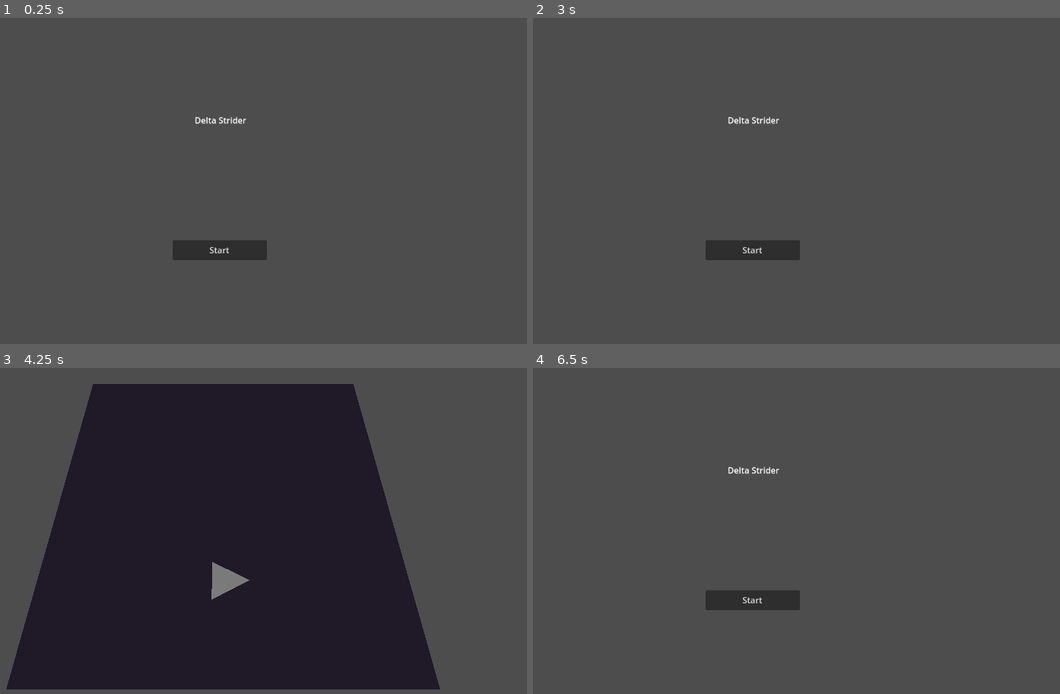
Above: before the commit, frames 1-4 (two rows, left to right).
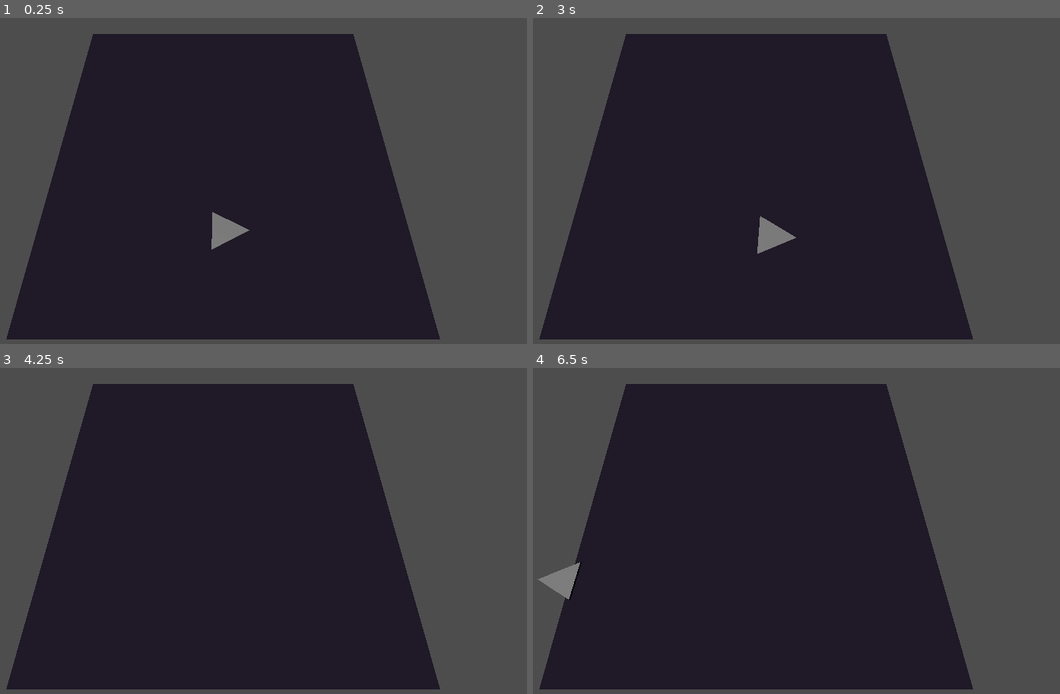
Above: after the commit, the same moments.

Repository: korinVR/TopDownShooterExample
Game: Godot game, scene res://main.tscn
Same seed, same stepped clock (60 frames per second), same inputs: the game is played once before the commit and once after it.
Inputs (mouse positions are in pixels of both pictures, inside the frame that each line leads up to):
- Up to frame 1 (0.25 s): no input
- Up to frame 2 (3 s): click (754, 249) at 0.5 s, where only the run before the commit has a clickable "Start"; tap Enter at 1.25 s; hold Right (ui_right) 1.28-2.03 s; hold Down (ui_down) 2.03-2.78 s; tap R (Reset) at 2.75 s; hold Right (ui_right) from 2.78 s (still down)
- Up to frame 3 (4.25 s): release Right (ui_right) at 3.5 s; click (221, 599) at 3.5 s, where only the run before the commit has a clickable "Start"
- Up to frame 4 (6.5 s): tap R (Reset) at 4.25, 5.75 s; hold Up (ui_up) 4.28-5.03 s; hold Left (ui_left) from 5.03 s (still down)

The runs differ from the first frame. In frame 1, 61% of the frame differs, in the area x 1-84%, y 4-99%; in frame 2, 61%; in frame 3, 0.4%; in frame 4, 61%, in the area x 0-84%, y 4-99%.

Commit message:
Add folders

Diff:
--- a/main.gd
+++ b/main.gd
@@ -1,18 +1,18 @@
 extends Node3D
 
-const TitleScene = preload("res://title.tscn")
+const TitleScene = preload("res://title/title.tscn")
 const GameScene = preload("res://game.tscn")
 
-const Player = preload("res://player.tscn")
+const Player = preload("res://player/player.tscn")
 
 signal reset_pressed()
 
 func _ready() -> void:
 	while true:
-		var title_scene := TitleScene.instantiate()
-		add_child(title_scene)
-		await title_scene.game_started
-		title_scene.queue_free()
+#		var title_scene := TitleScene.instantiate()
+#		add_child(title_scene)
+#		await title_scene.game_started
+#		title_scene.queue_free()
 
 		var game_scene := GameScene.instantiate()
 		add_child(game_scene)
--- a/player.tscn
+++ b/player/player.tscn
@@ -1,6 +1,6 @@
-[gd_scene load_steps=4 format=3 uid="uid://c37g6oogy5jmm"]
+[gd_scene load_steps=4 format=3]
 
-[ext_resource type="Script" path="res://Player.gd" id="1_gyrdp"]
+[ext_resource type="Script" path="res://player/Player.gd" id="1_gyrdp"]
 
 [sub_resource type="PrismMesh" id="PrismMesh_g0486"]
 
--- a/title.tscn
+++ b/title/title.tscn
@@ -1,6 +1,6 @@
-[gd_scene load_steps=2 format=3 uid="uid://y8ux7j07qx0e"]
+[gd_scene load_steps=2 format=3]
 
-[ext_resource type="Script" path="res://title.gd" id="1_p4tv6"]
+[ext_resource type="Script" path="res://title/title.gd" id="1_p4tv6"]
 
 [node name="Title" type="Node2D"]
 script = ExtResource("1_p4tv6")
Renamed: Player.gd -> player/Player.gd
Renamed: title.gd -> title/title.gd
